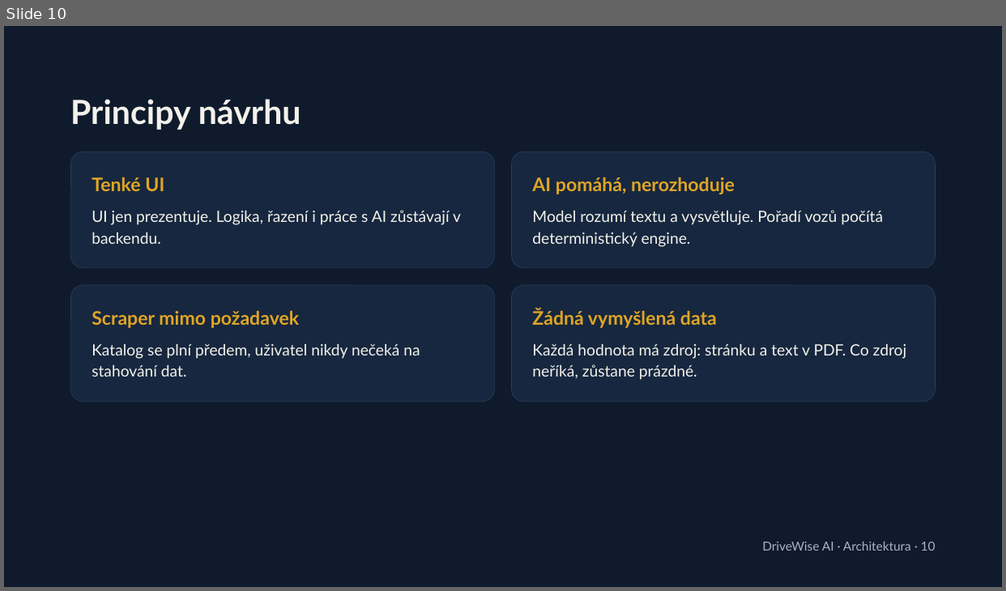
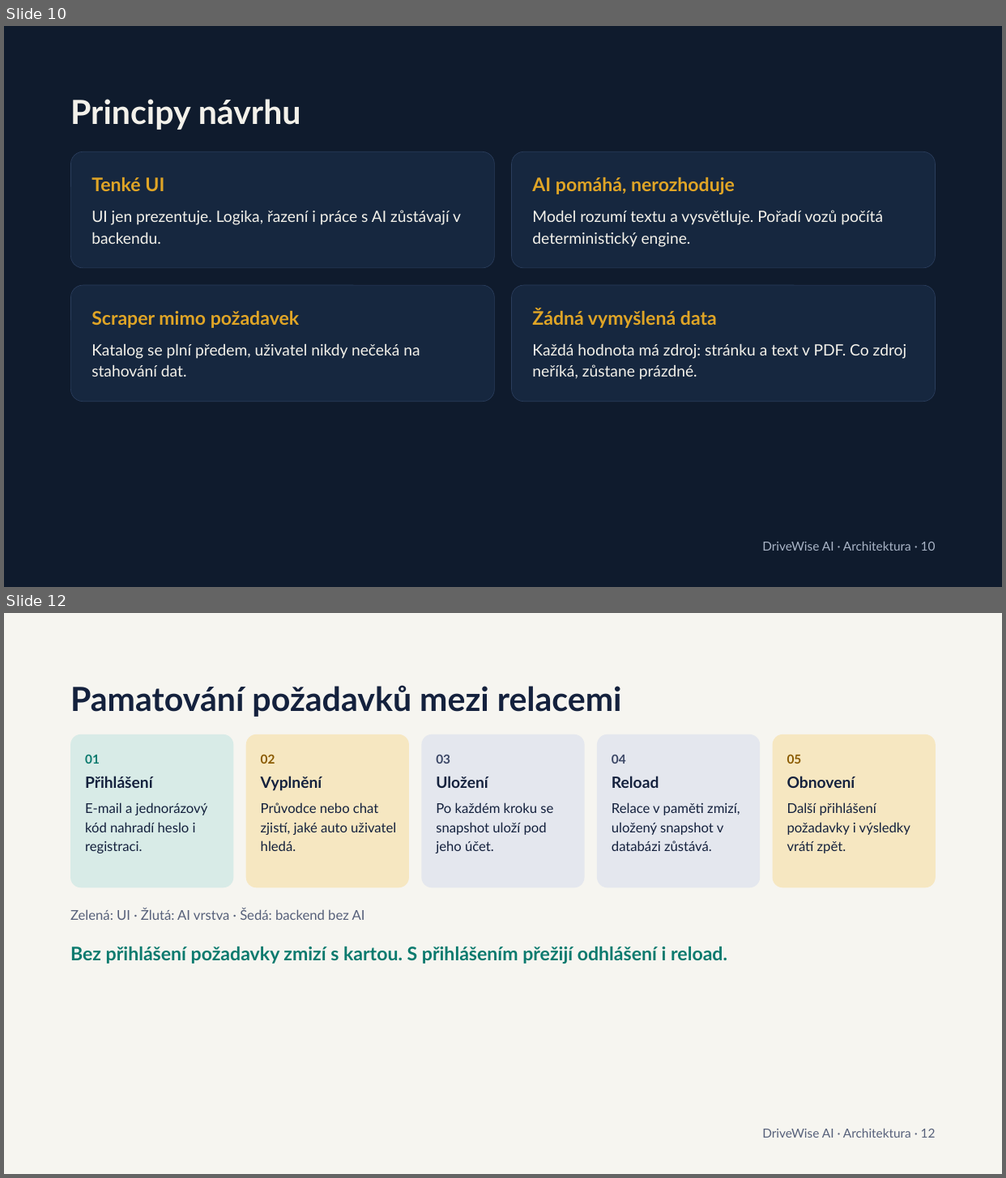
Before and after one commit to DaFcz/carSelector, a slide deck: doc/gui/Architektura_DriveWise_AI.pptx. Shown one above the other, each under a label of ours: slide 10 before the commit, slides 10 and 12 after it; the slides between them are not shown. The pictures are 1006x591 and 1006x1178 pixels, drawn with LibreOffice and Linux fonts; fonts in the diff are those of the drawing. Boxes give left, top, right and bottom in pixels: in the first picture for what was removed or moved away, otherwise in the second. Text is boxed around its words. In the diff, an @@ line names an element or a change of style, - is before the commit and + after.

Commit message:
presentation update

```diff
--- a/doc/gui/Architektura_DriveWise_AI.pptx
+++ b/doc/gui/Architektura_DriveWise_AI.pptx
@@ slide 12 added at (4, 613, 1002, 1174), background #F6F5F0 @@
@@ text added at (70, 685, 622, 717), 32 pt, text #14213D, bold @@
+Pamatování požadavků mezi relacemi
@@ rounded rectangle added at (70, 735, 234, 888), fill #D8EBE7 @@
@@ text added at (85, 754, 100, 764), 12 pt, text #0B7A6E, bold @@
+01
@@ rounded rectangle added at (246, 735, 409, 888), fill #F6E7C1 @@
@@ text added at (261, 755, 275, 764), 12 pt, text #8A5A00, bold @@
+02
@@ rounded rectangle added at (422, 735, 585, 888), fill #E4E7EE @@
@@ text added at (436, 755, 450, 764), 12 pt, text #3A4665, bold @@
+03
@@ rounded rectangle added at (597, 735, 760, 888), fill #E4E7EE @@
@@ text added at (612, 755, 626, 764), 12 pt, text #3A4665, bold @@
+04
@@ rounded rectangle added at (773, 735, 936, 888), fill #F6E7C1 @@
@@ text added at (787, 755, 802, 764), 12 pt, text #8A5A00, bold @@
+05
@@ text added at (85, 776, 153, 788), 15 pt, text #14213D, bold @@
+Přihlášení
@@ text added at (261, 776, 322, 791), 15 pt, text #14213D, bold @@
+Vyplnění
@@ text added at (436, 776, 488, 788), 15 pt, text #14213D, bold @@
+Uložení
@@ text added at (612, 776, 658, 788), 15 pt, text #14213D, bold @@
+Reload
@@ text added at (787, 776, 855, 788), 15 pt, text #14213D, bold @@
+Obnovení
@@ text added at (85, 803, 208, 854), 13 pt, text #14213D @@
+E-mail a jednorázový kód nahradí heslo i registraci.
@@ text added at (261, 803, 396, 851), 13 pt, text #14213D @@
+Průvodce nebo chat zjistí, jaké auto uživatel hledá.
@@ text added at (436, 803, 553, 854), 13 pt, text #14213D @@
+Po každém kroku se snapshot uloží pod jeho účet.
@@ text added at (612, 803, 740, 851), 13 pt, text #14213D @@
+Relace v paměti zmizí, uložený snapshot v databázi zůstává.
@@ text added at (787, 803, 910, 854), 13 pt, text #14213D @@
+Další přihlášení požadavky i výsledky vrátí zpět.
@@ text added at (70, 909, 365, 920), 13 pt, text #56607A @@
+Zelená: UI · Žlutá: AI vrstva · Šedá: backend bez AI
@@ text added at (70, 946, 727, 964), 18 pt, text #0B7A6E, bold @@
+Bez přihlášení požadavky zmizí s kartou. S přihlášením přežijí odhlášení i reload.
@@ text added at (762, 1128, 936, 1138), 12 pt, text #56607A @@
+DriveWise AI · Architektura · 12
```
Also in this commit, not shown: 2 slides changed, 1 other slide added.
